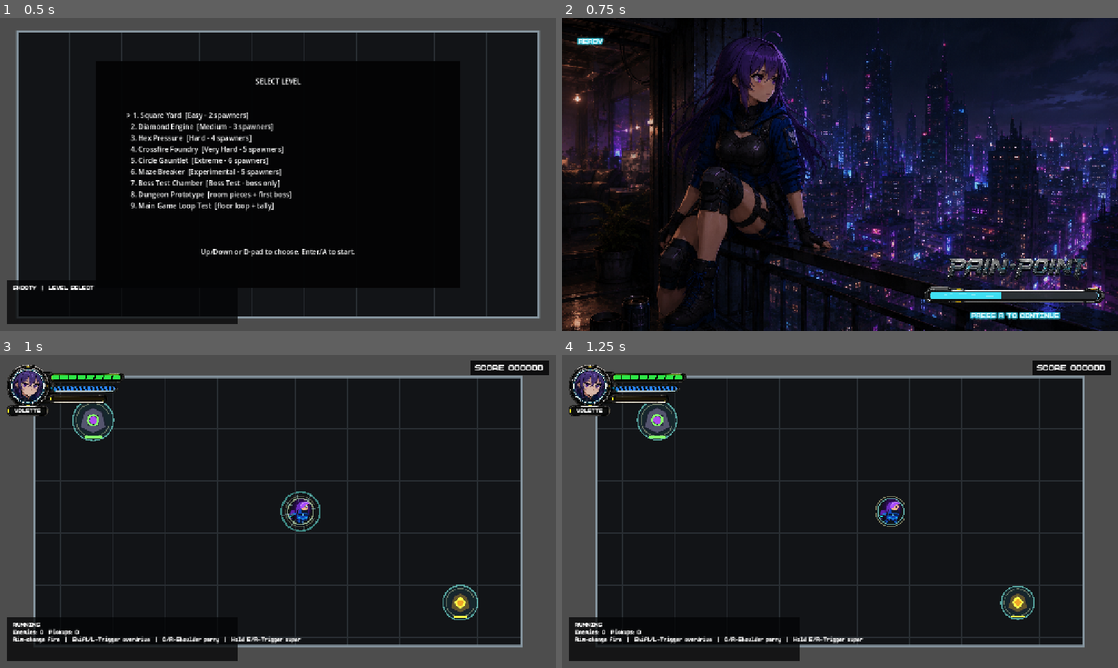
Above: before the commit, frames 1-4 (two rows, left to right).
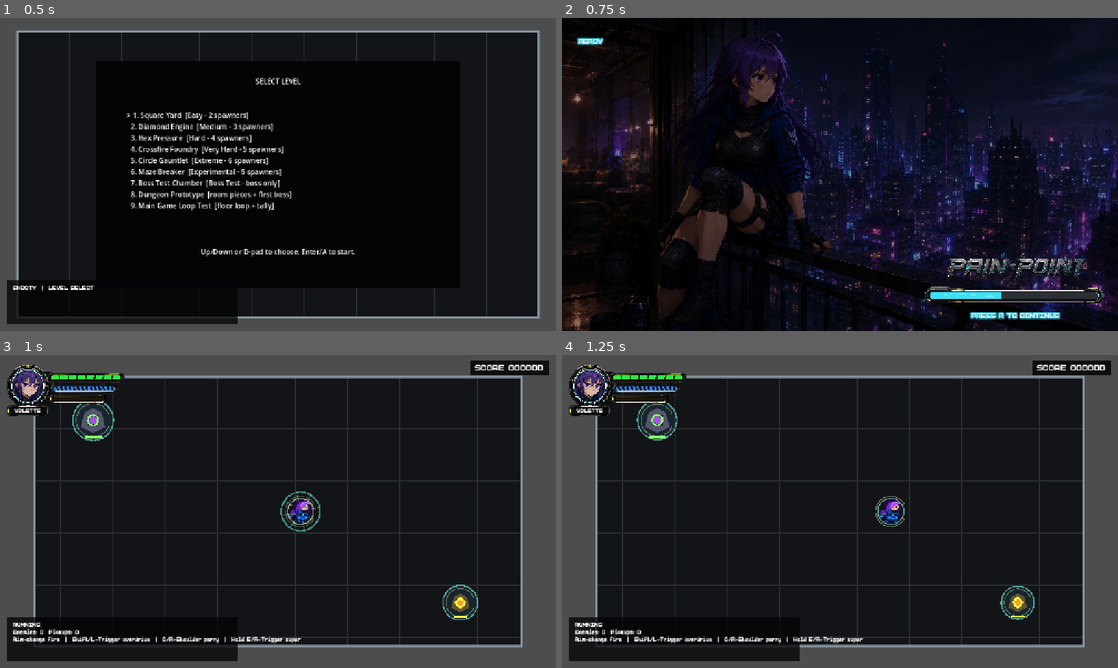
Above: after the commit, the same moments.

Repository: jonzirk76/PAINPOINT
Game: Godot game, scene res://scenes/main.tscn
The game is run twice, just before and just after one commit, with the same random seed, the same clock (stepped at 60 frames per second) and the same inputs.
Inputs (mouse positions are in pixels of both pictures, inside the frame that each line leads up to):
- Up to frame 1 (0.5 s): no input
- Up to frame 2 (0.75 s): tap Enter at 0.5 s; move the mouse to (962, 158) at 0.52 s; hold D from 0.53 s (still down); tap R at 0.6 s; click (962, 158) at 0.67 s
- Up to frame 3 (1 s): keep holding D; tap Space at 0.77 s
- Up to frame 4 (1.25 s): keep holding D

Frame 1 is identical in both runs. In frame 2, 11% of the frame differs, in the area x 0-100%, y 4-100%; in frame 3, nothing differs; in frame 4, nothing differs.

Commit message:
Loading screen glow updated

Diff:
--- a/scenes/ui/loading_screen.tscn
+++ b/scenes/ui/loading_screen.tscn
@@ -26,6 +26,7 @@
 grow_horizontal = 2
 grow_vertical = 2
 script = ExtResource("1_loading")
+ready_glow_speed = 0.5
 
 [node name="Vignette" type="ColorRect" parent="."]
 layout_mode = 1
@@ -38,6 +39,7 @@
 color = Color(0, 0, 0, 0.22)
 
 [node name="TextureRect" type="TextureRect" parent="Vignette"]
+modulate = Color(0.6742817, 0.6742817, 0.6742817, 1)
 layout_mode = 0
 offset_right = 1672.0
 offset_bottom = 941.0
